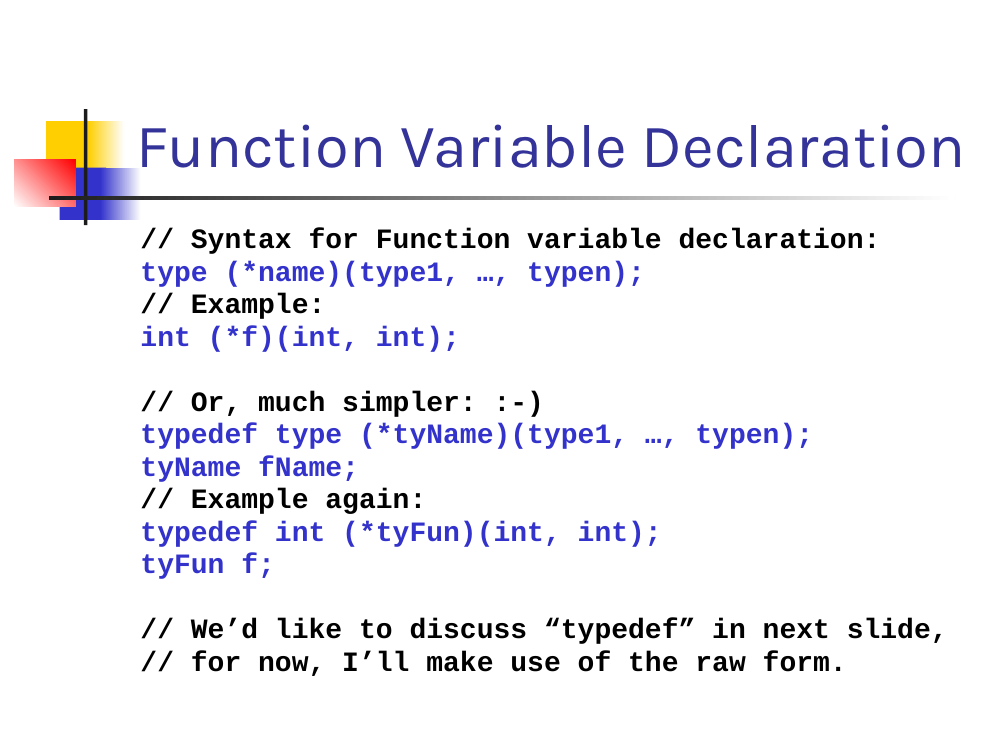
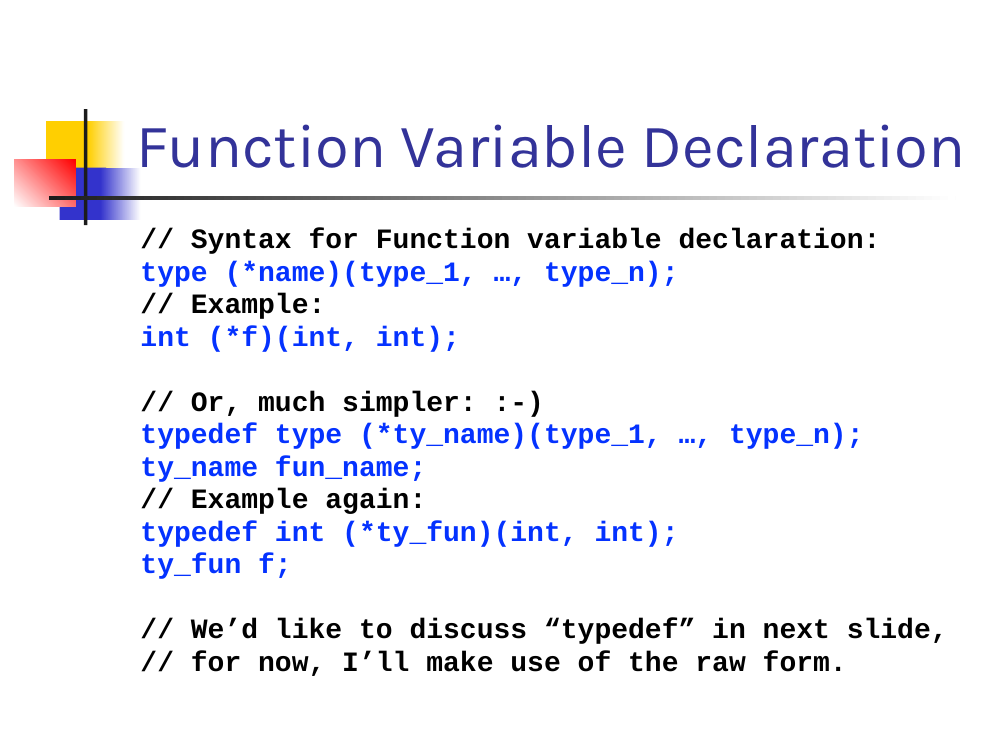
Before and after one commit to csslab-ustc/csslab-ustc.github.io, a slide deck: slide 30 of courses/sysprog/slides/lec06-pointer.pptx. Drawn at 1008x756 pixels with LibreOffice and Linux fonts; fonts in the diff are those of the drawing. Boxes give left, top, right and bottom in pixels: in the first picture for what was removed or moved away, otherwise in the second. Text is boxed around its words. In the diff, an @@ line names an element or a change of style, - is before the commit and + after.

```diff
--- a/courses/sysprog/slides/lec06-pointer.pptx
+++ b/courses/sysprog/slides/lec06-pointer.pptx
@@ text at (140, 261, 679, 287): text changed; text colour #3333CC to #0432FF @@
-type (*name)(type1, …, typen);
+type (*name)(type_1, …, type_n);
@@ text at (140, 326, 460, 352): text colour #3333CC to #0432FF in "int (*f)(int, int);" @@
@@ text at (140, 424, 864, 482): text changed; text colour #3333CC to #0432FF @@
-typedef type (*tyName)(type1, …, typen);
-tyName fName;
+typedef type (*ty_name)(type_1, …, type_n);
+ty_name fun_name;
@@ text at (140, 521, 679, 579): text changed; text colour #3333CC to #0432FF @@
-typedef int (*tyFun)(int, int);
-tyFun f;
+typedef int (*ty_fun)(int, int);
+ty_fun f;
```
Also in this commit, not shown: 31 other slides changed, 6 other files.
